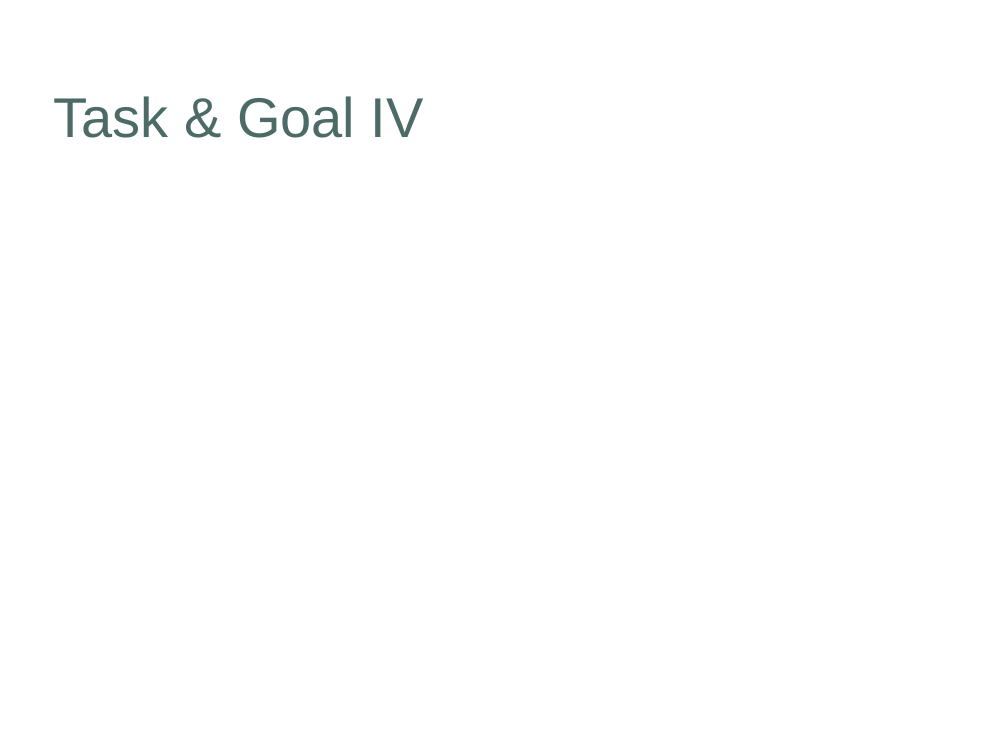
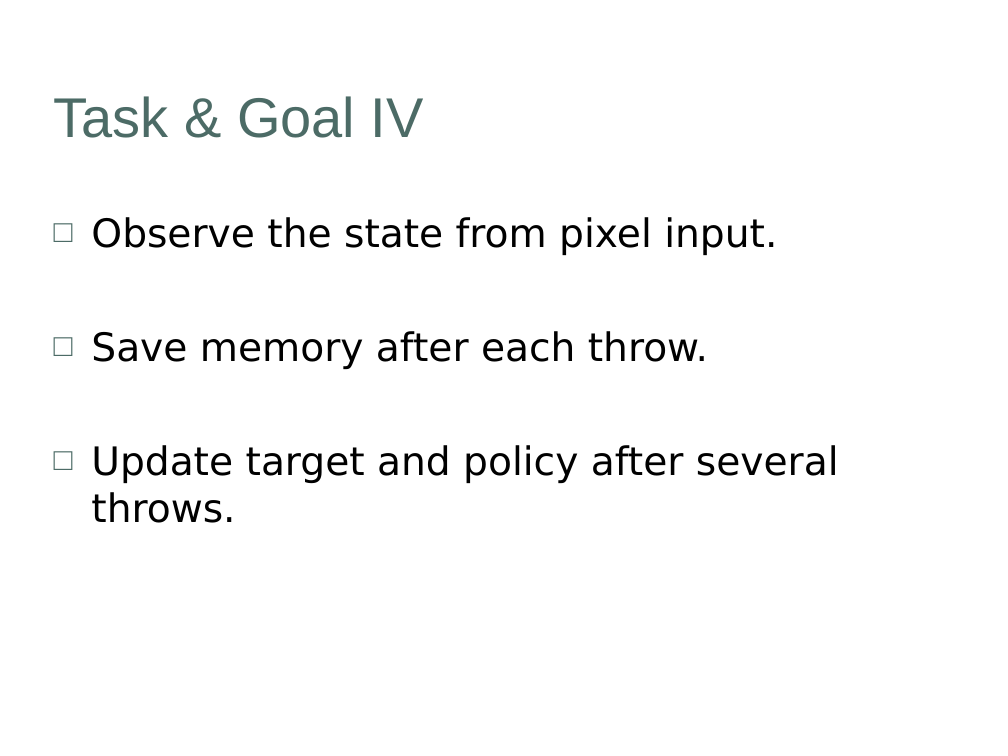
Before and after one commit to khulaifi95/ACS, a slide deck: slide 19 of Project/Presentation/Draft_Presentation.ppt (slide 15 before the commit). Drawn at 1008x756 pixels with LibreOffice and Linux fonts; fonts in the diff are those of the drawing; background and template pictures are left out. Boxes give left, top, right and bottom in pixels: in the first picture for what was removed or moved away, otherwise in the second. Text is boxed around its words. In the diff, an @@ line names an element or a change of style, - is before the commit and + after.

```diff
--- a/Project/Presentation/Draft_Presentation.ppt
+++ b/Project/Presentation/Draft_Presentation.ppt
@@ text added at (91, 217, 839, 523), 28 pt, text #000000 @@
+□ Observe the state from pixel input.
+□ Save memory after each throw.
+□ Update target and policy after several throws.
```
Also in this commit, not shown: 4 other slides changed, 24 slides added, 15 slides removed, 6 other files.
